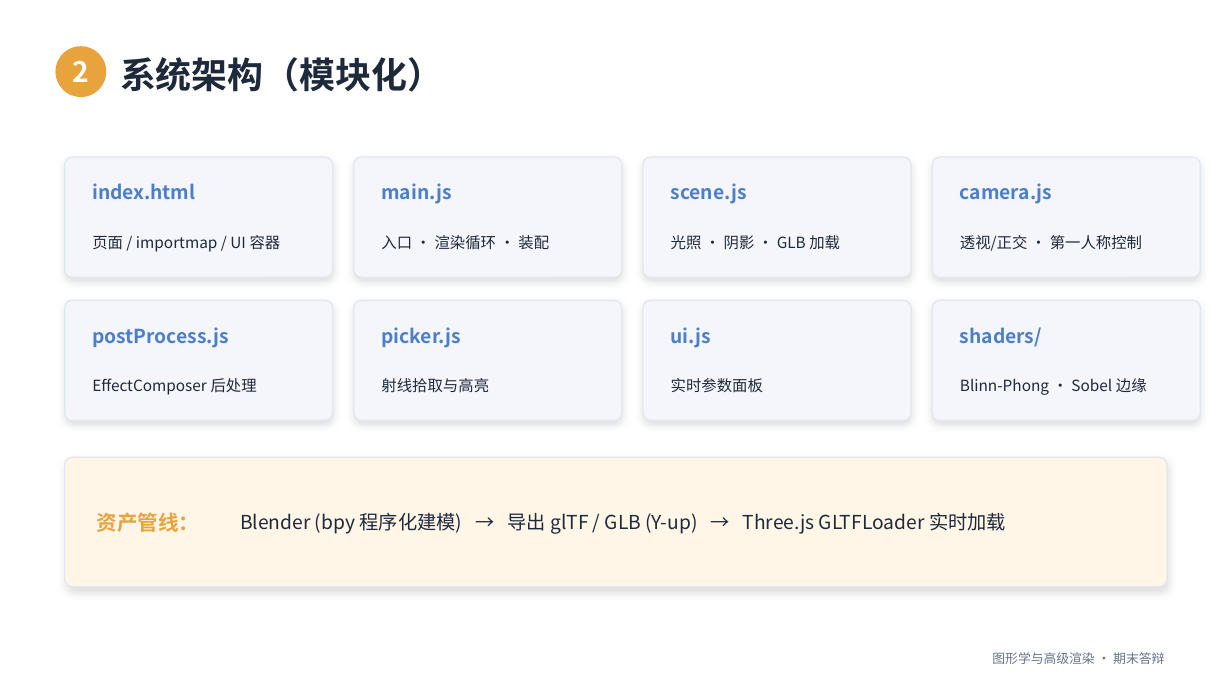
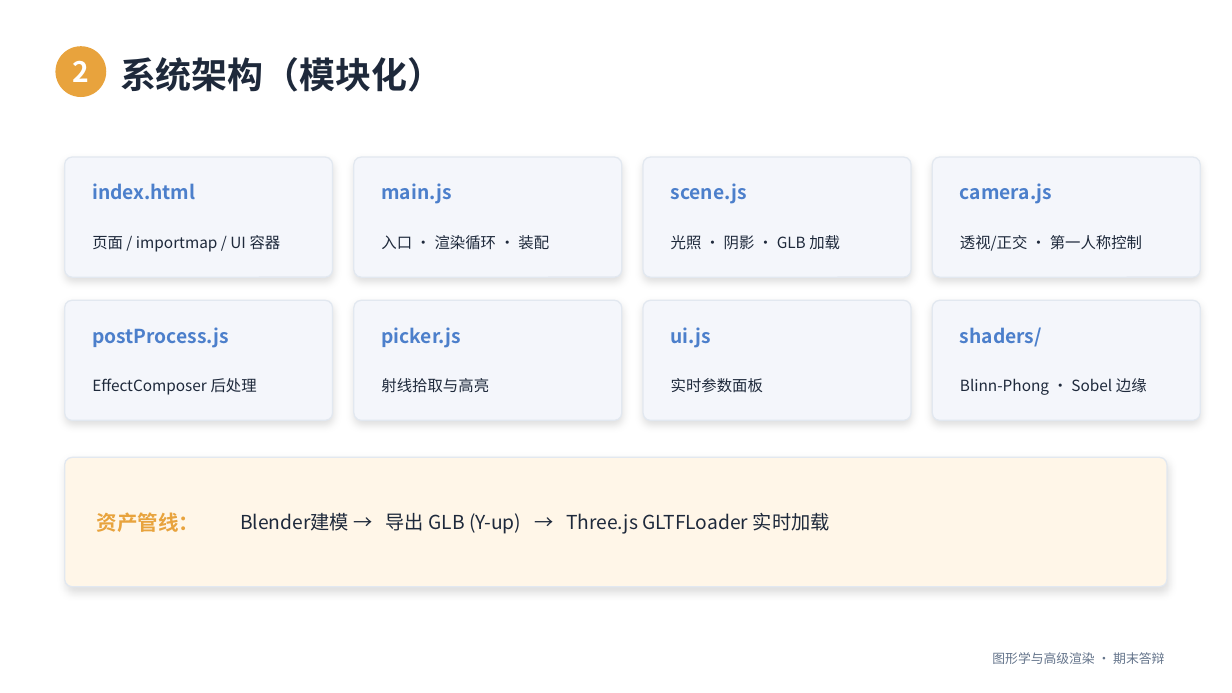
Before and after one commit to SongJiaGang-del/graphics-final, a slide deck: slide 4 of 宋佳刚 赵志国.pptx. Drawn at 1232x693 pixels with LibreOffice and Linux fonts; fonts in the diff are those of the drawing. Boxes give left, top, right and bottom in pixels: in the first picture for what was removed or moved away, otherwise in the second. Text is boxed around its words. In the diff, an @@ line names an element or a change of style, - is before the commit and + after.

```diff
--- a/宋佳刚 赵志国.pptx
+++ b/宋佳刚 赵志国.pptx
@@ text at <box>240,512,830,534</box>: text changed @@
-Blender (bpy 程序化建模) → 导出 glTF / GLB (Y-up) → Three.js GLTFLoader 实时加载
+Blender建模 → 导出 GLB (Y-up) → Three.js GLTFLoader 实时加载
```
Also in this commit, not shown: 5 other slides changed.
